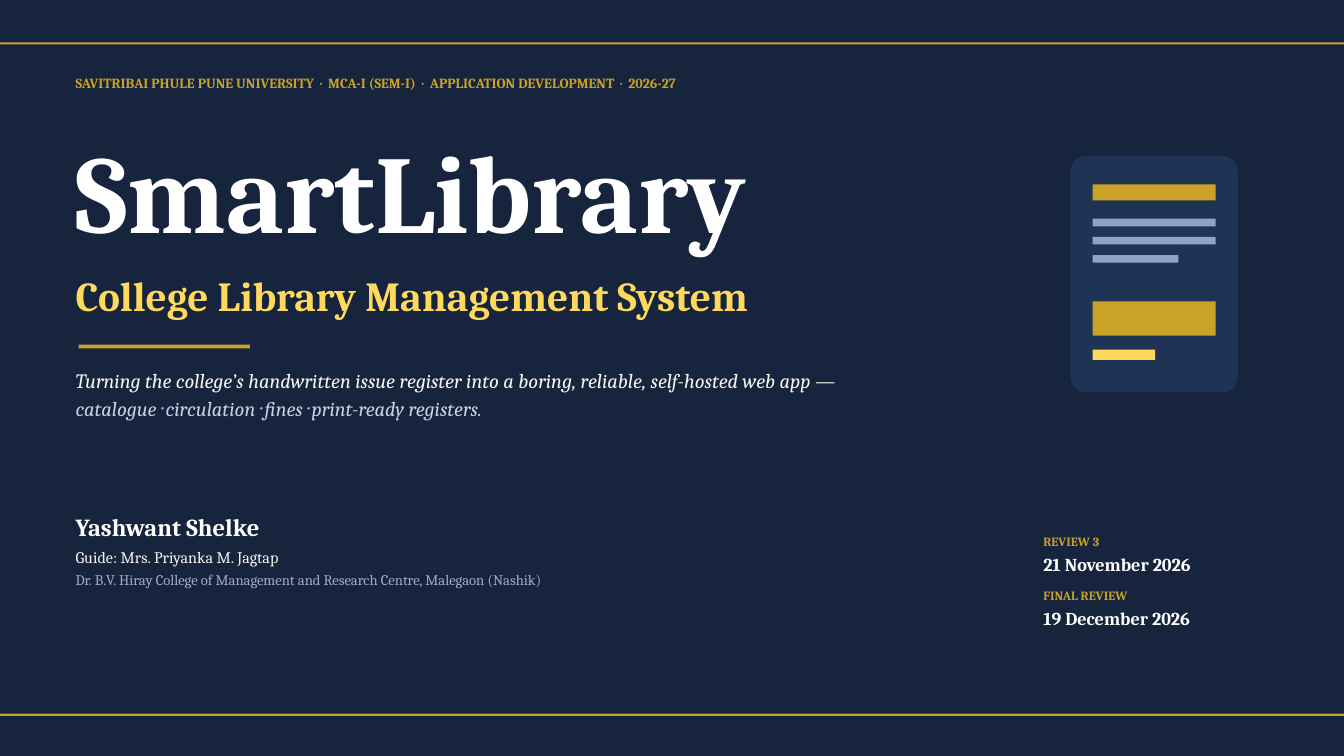
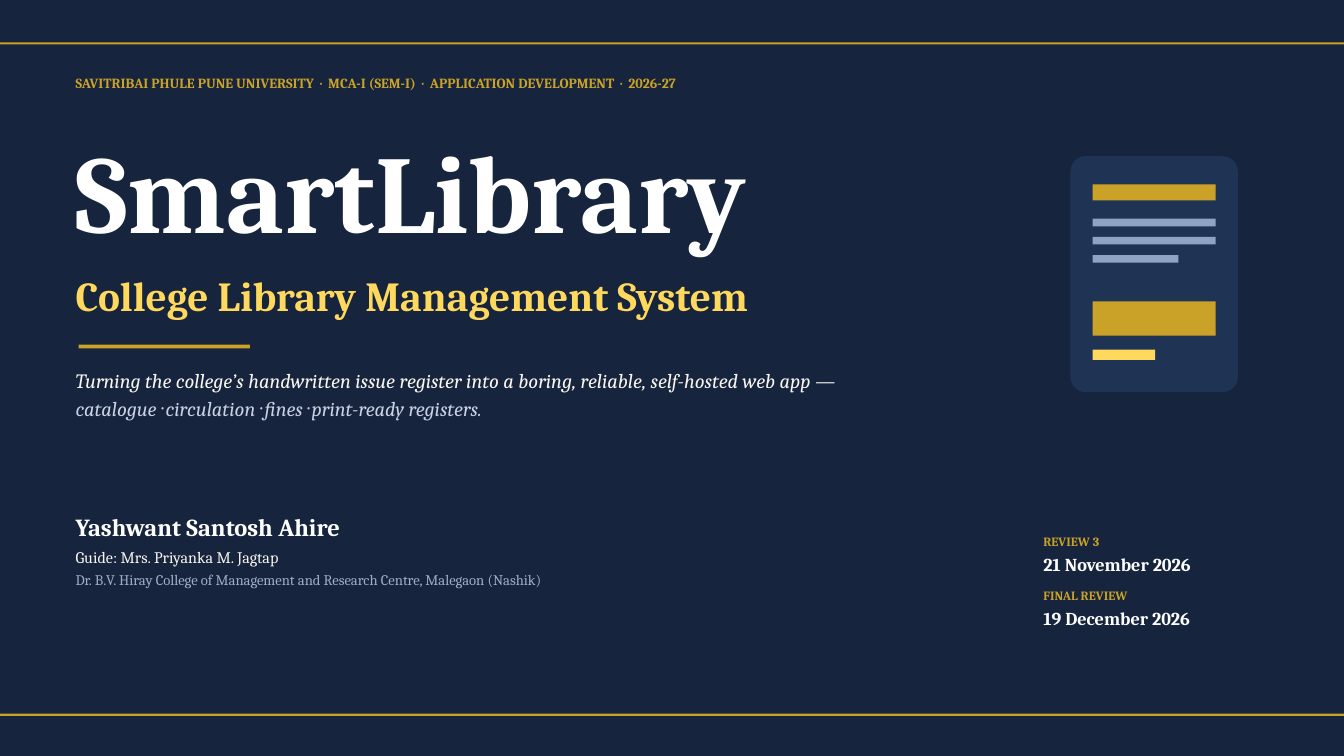
Before and after one commit to Yashwant-git392/Yashwant-git392, a slide deck: slide 1 of presentation/SmartLibrary_MCA-Mini-Project_Review.pptx. Drawn at 1344x756 pixels with LibreOffice and Linux fonts; fonts in the diff are those of the drawing. Boxes give left, top, right and bottom in pixels: in the first picture for what was removed or moved away, otherwise in the second. Text is boxed around its words. In the diff, an @@ line names an element or a change of style, - is before the commit and + after.

Commit message:
Correct creator identity + purge unverified review dates/officials
- Yashwant Shelke -> Yashwant Santosh Ahire (report, certificate, appendix B,
  deck, seed, placeholders); live demo DB updated in place (MCA2026001)
- Certificate & cover now cite only verified facts: Review 3 = 21-11-2026,
  Final Viva = 19-12-2026; removed invented Review 1/2/4 dates, the
  30-09-2026 schedule date, and unverifiable officials (Yogita Shirsath,
  Dayanand Surwade, roll-no ranges)
- Signature block now: Project Guide (Mrs. Priyanka M. Jagtap) named; HOD /
  Principal / Dy. Director / External Examiner left as blank lines
- Appendix B re-queried after DB update; PDF and deck rebuilt; 12/12 tests pass

```diff
--- a/presentation/SmartLibrary_MCA-Mini-Project_Review.pptx
+++ b/presentation/SmartLibrary_MCA-Mini-Project_Review.pptx
@@ text at (76, 519, 340, 536): text changed @@
-Yashwant Shelke
+Yashwant Santosh Ahire
```
Also in this commit, not shown: 1 other slide changed, 6 other files.
